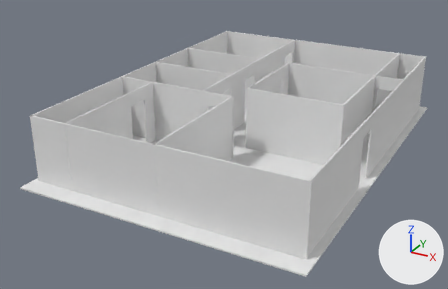
What one commit did to the Blender file Unwelcome/Assets/unspooky_house.blend.
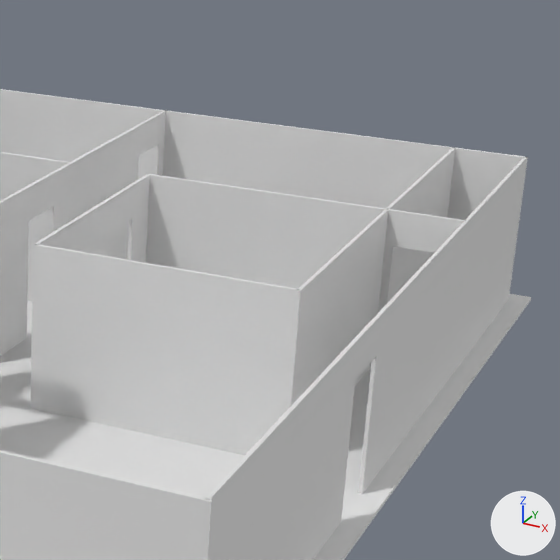
Each version appears first whole from a camera (50 mm lens) standing at (12.87, -25.15, 9.69) and looking at (2.47, -6.24, 0.24), and next in a close-up on the part from 52% to 98% of the width and 0% to 70% of the height. Lighting does not change. The marker at lower right points along +X, +Y and +Z.

The older version as bpy lines, for what is in view:
```python
me_cube_013 = bpy.data.meshes.new('Cube.013')
me_cube_013.from_pydata(...)  # a box spanning x -0.305..0.305, y -0.305..0.305, z -0.305..0.305
me_cube_014 = bpy.data.meshes.new('Cube.014')
me_cube_014.from_pydata(...)  # a box spanning x -0.305..0.305, y -0.305..0.305, z -0.305..0.305
me_cube_019 = bpy.data.meshes.new('Cube.019')
me_cube_019.from_pydata(...)  # a box spanning x -0.305..0.305, y -0.305..0.305, z -0.305..0.305
me_cube_019.materials.append(mat_material_006)  # dark red #4f182a
ob_couch = bpy.data.objects.new('Couch', me_cube_019)
ob_couch.location = (4.81, 1.52, 0.32)
ob_couch.scale = (3.57, 1.17, 0.947)
ob_sister_south = bpy.data.objects.new('Sister South', me_cube_014)
ob_sister_south.location = (6.8, -1.91, 1.19)
ob_sister_south.rotation_euler = (4.712, 0.0, 1.571)  # degrees (270, 0, 90)
ob_sister_south.scale = (12.4, 4.0, 0.0814)
ob_sister_west = bpy.data.objects.new('Sister West', me_cube_013)
ob_sister_west.location = (4.97, -5.65, 1.19)
ob_sister_west.rotation_euler = (4.712, 0.0, 0.0)  # degrees (270, 0, 0)
ob_sister_west.scale = (6.01, 4.0, 0.0814)
# also in view: 'East Wall' at (3.05, 1.85, 1.19); 'West Wall' at (3.08, -11.55, 1.19); 'West Bedroom' at (0.0, -1.86, 1.19); 'South Wall' at (7.92, -4.84, 1.19); 'Sister North' at (3.15, -3.78, 1.19)
```
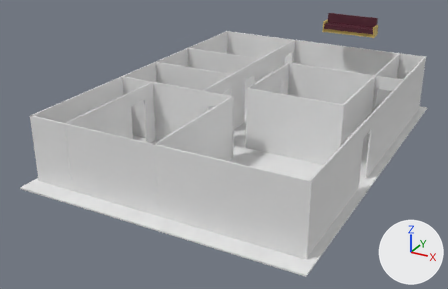
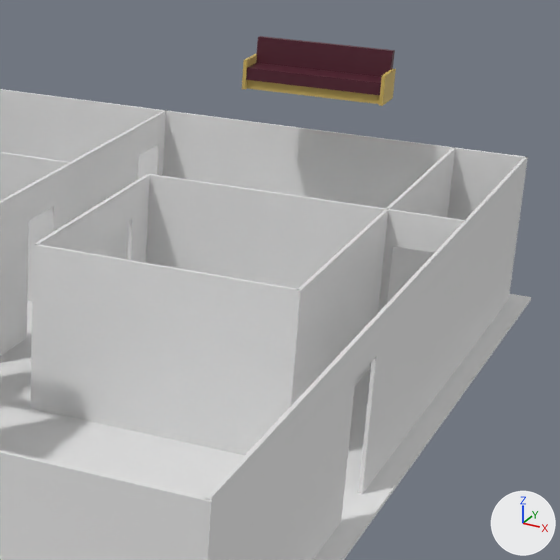
Commit message: Updated couch model

What the commit changed:
Material 'Material.011' (mat_material_011) is new.
Its base color is (0.617, 0.445, 0.114) (yellow #ceb25f).
Material 'Material.010' (mat_material_010) is new.
Its base color is (0.617, 0.445, 0.114) (yellow #ceb25f).
Material 'Material.008' (mat_material_008) is new.
Its base color is (0.0782, 0.00935, 0.0229) (dark red #4f182a).
Mesh me_cube_022 is new.
It is a box spanning x -0.305..0.305, y -0.305..0.305, z -0.305..0.305.
It uses material mat_material_011 (yellow #ceb25f).
Mesh me_cube_021 is new.
It is a box spanning x -0.305..0.305, y -0.305..0.305, z -0.305..0.305.
It uses material mat_material_010 (yellow #ceb25f).
Mesh me_cube_006 is new.
It is a box spanning x -0.305..0.305, y -0.305..0.305, z -0.305..0.305.
It uses material mat_material_008 (dark red #4f182a).
Object 'Couch' (ob_couch) moves from (4.81, 1.52, 0.32) to (4.81, 0.84, 3.38).
Object 'Couch' (ob_couch) is rescaled from (3.57, 1.17, 0.947) to (3.57, 0.794, 0.358).
Object 'Couch.003' (ob_couch_003) is new; it shows me_cube_022.
Its location is (5.92, 0.8, 3.5).
Its scale is (0.0918, 0.919, 0.754).
Object 'Couch.004' (ob_couch_004) is new; it shows me_cube_021.
Its location is (3.7, 0.8, 3.5).
Its scale is (0.0918, 0.919, 0.762).
Object 'Couch.002' (ob_couch_002) is new; it shows me_cube_006.
Its location is (4.81, 1.03, 3.72).
Its rotation in degrees is (-4.4, 0, 0).
Its scale is (3.57, 0.19, 0.978).
Object 'Couch.001' (ob_couch_001) is new; it shows a copy of the mesh of ob_couch.
Its location is (4.81, 0.76, 3.52).
Its scale is (3.57, 0.714, 0.309).

Where the change shows, as pixel boxes [x1, y1, x2, y2] in the close-ups (560 x 560 px):
'Couch.002', added: after [256, 36, 395, 77]
'Couch.001', added: after [246, 63, 382, 95]
'Couch', moved, rescaled (not visible before): after [247, 80, 380, 104]
'Couch.003', added (yellow): after [379, 68, 396, 106]
'Couch.004', added: after [242, 54, 257, 89]
